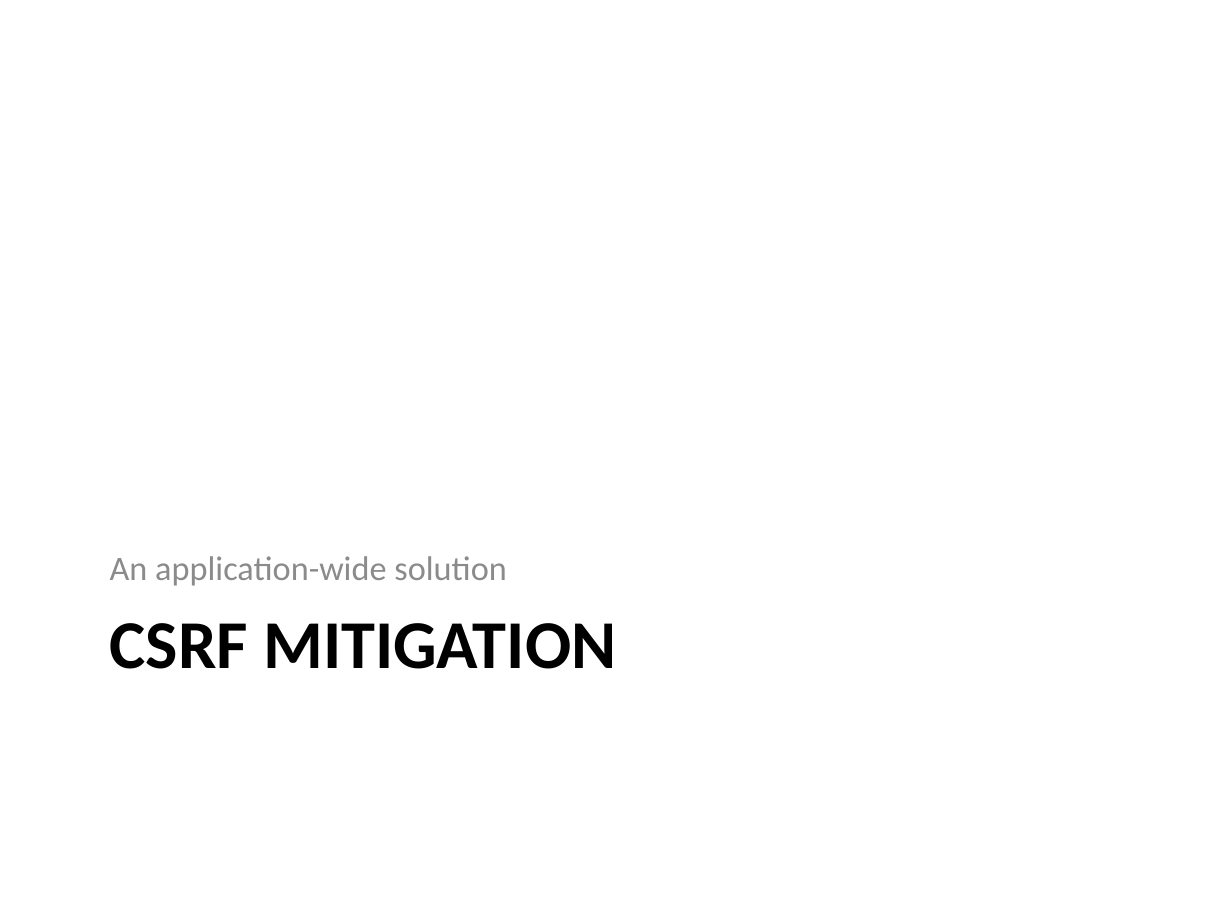
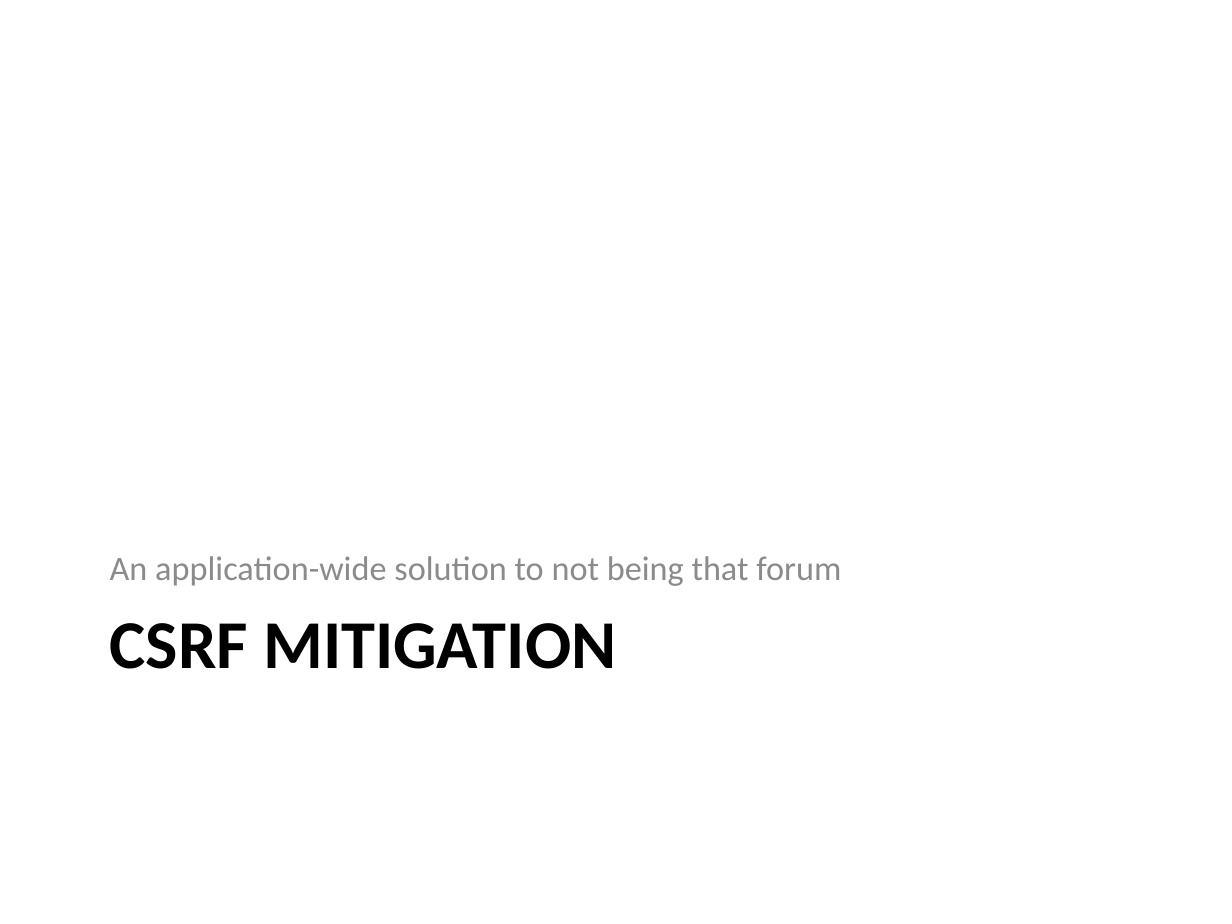
Before and after one commit to Chris-ScoutCorps/FxCop, a slide deck: slide 11 of FxCop.pptx (slide 10 before the commit). Drawn at 1232x924 pixels with LibreOffice and Linux fonts; fonts in the diff are those of the drawing. Boxes give left, top, right and bottom in pixels: in the first picture for what was removed or moved away, otherwise in the second. Text is boxed around its words. In the diff, an @@ line names an element or a change of style, - is before the commit and + after.

```diff
--- a/FxCop.pptx
+++ b/FxCop.pptx
@@ text at (110, 556, 841, 586): text changed @@
-An application-wide solution
+An application-wide solution to not being that forum
```
Also in this commit, not shown: 3 other slides changed, 22 slides added.
